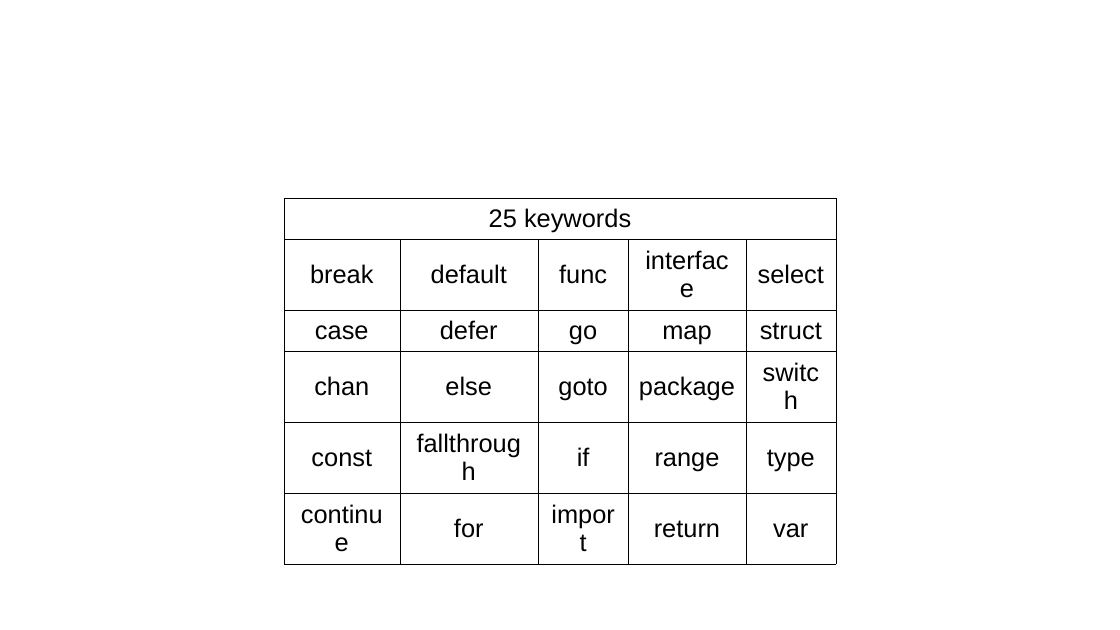
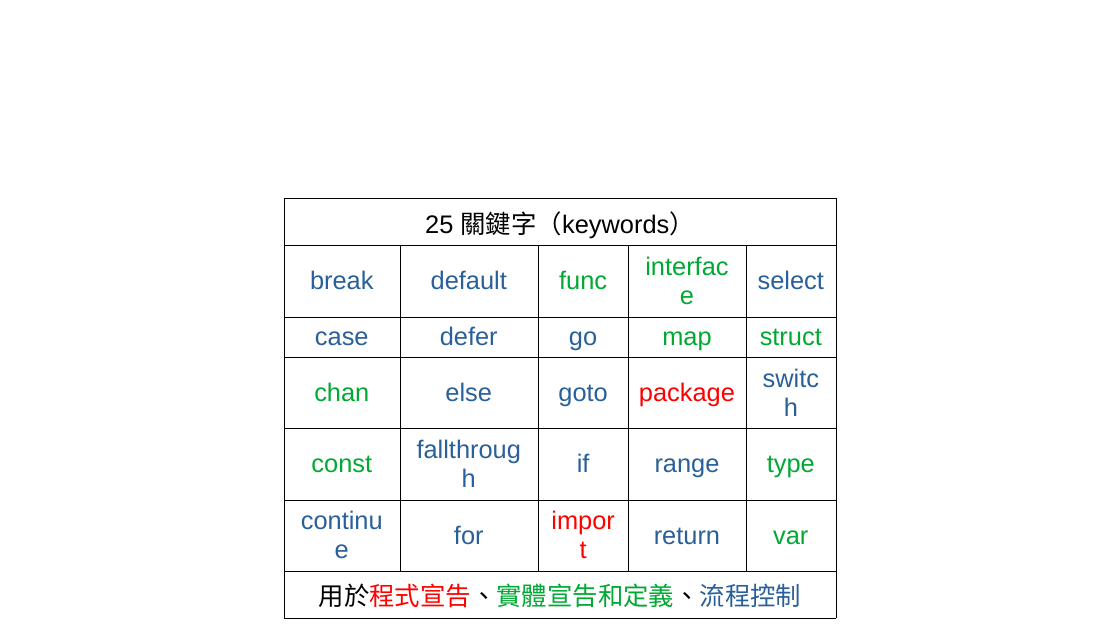
Before and after one commit to oneleo/golang-cht, a slide deck: slide 4 of images/images.odp. Drawn at 1120x630 pixels with LibreOffice and Linux fonts; fonts in the diff are those of the drawing. Boxes give left, top, right and bottom in pixels: in the first picture for what was removed or moved away, otherwise in the second. Text is boxed around its words. In the diff, an @@ line names an element or a change of style, - is before the commit and + after.

```diff
--- a/images/images.odp
+++ b/images/images.odp
@@ table at bbox=[284, 198, 835, 612] @@
-row 1, column 1: 25 keywords
+row 1, column 1: 25 關鍵字（keywords）
+row 7: 用於程式宣告、實體宣告和定義、流程控制 |  |  |  | 
```
Also in this commit, not shown: 3 other slides changed, 2 slides added, 7 other files.
